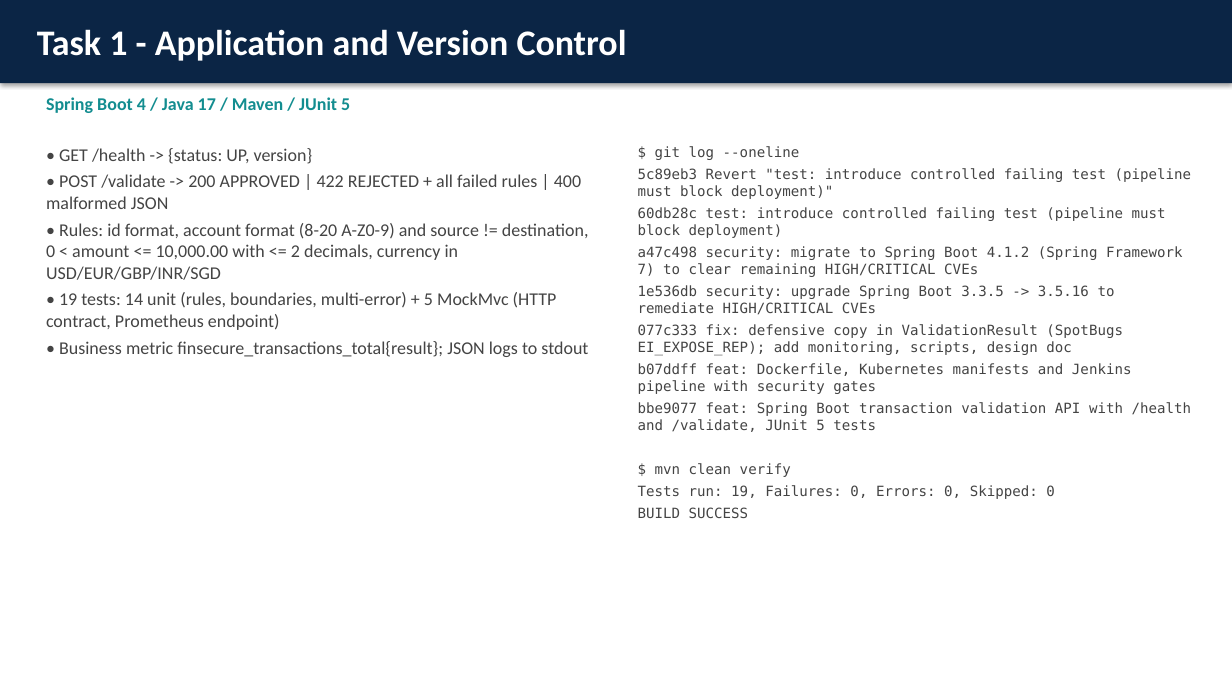
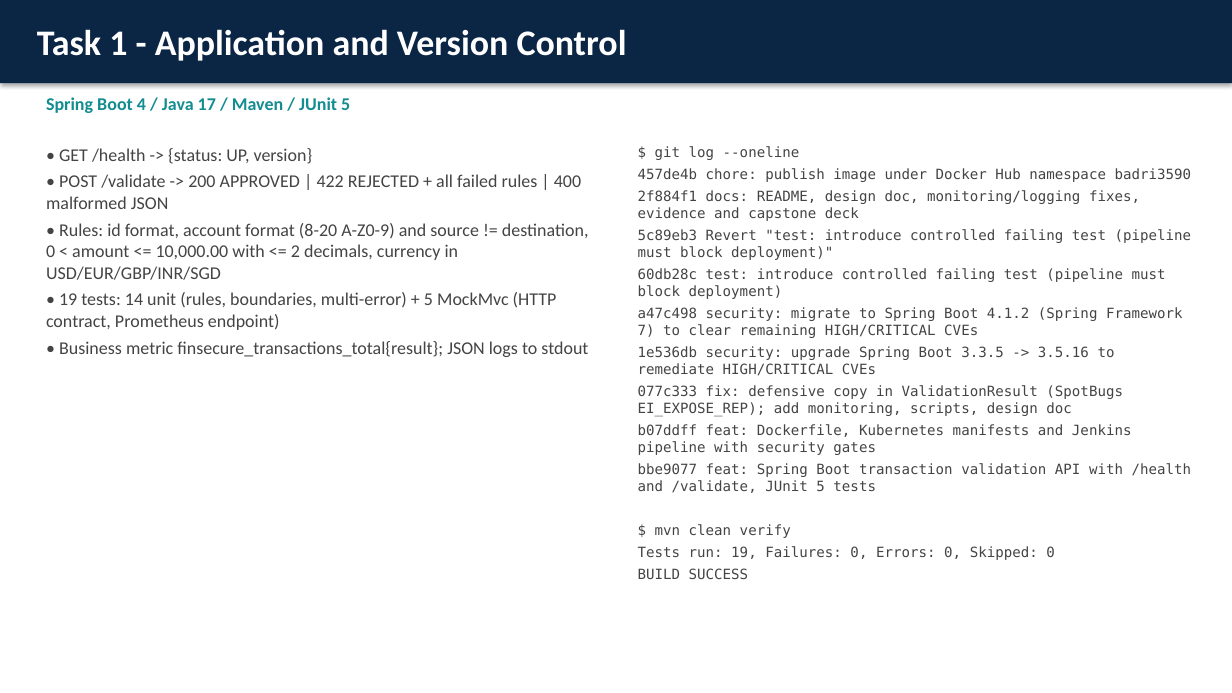
Before and after one commit to badri35/capstone, a slide deck: slide 2 of FinSecure-Pay-Capstone.pptx. Drawn at 1232x693 pixels with LibreOffice and Linux fonts; fonts in the diff are those of the drawing. Boxes give left, top, right and bottom in pixels: in the first picture for what was removed or moved away, otherwise in the second. Text is boxed around its words. In the diff, an @@ line names an element or a change of style, - is before the commit and + after.

Commit message:
evidence: image published to Docker Hub by pipeline (build 13); refresh deck

```diff
--- a/FinSecure-Pay-Capstone.pptx
+++ b/FinSecure-Pay-Capstone.pptx
@@ text at box(638, 168, 1192, 221): paragraphs added @@
+457de4b chore: publish image under Docker Hub namespace badri3590
+2f884f1 docs: README, design doc, monitoring/logging fixes, evidence and capstone deck
```
Also in this commit, not shown: 1 other slide changed, 1 other file.
